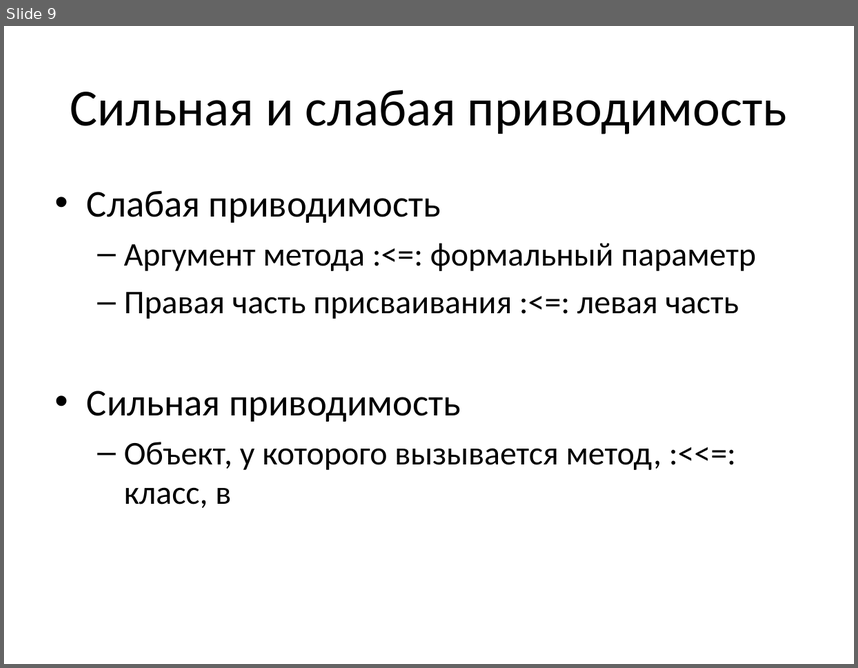
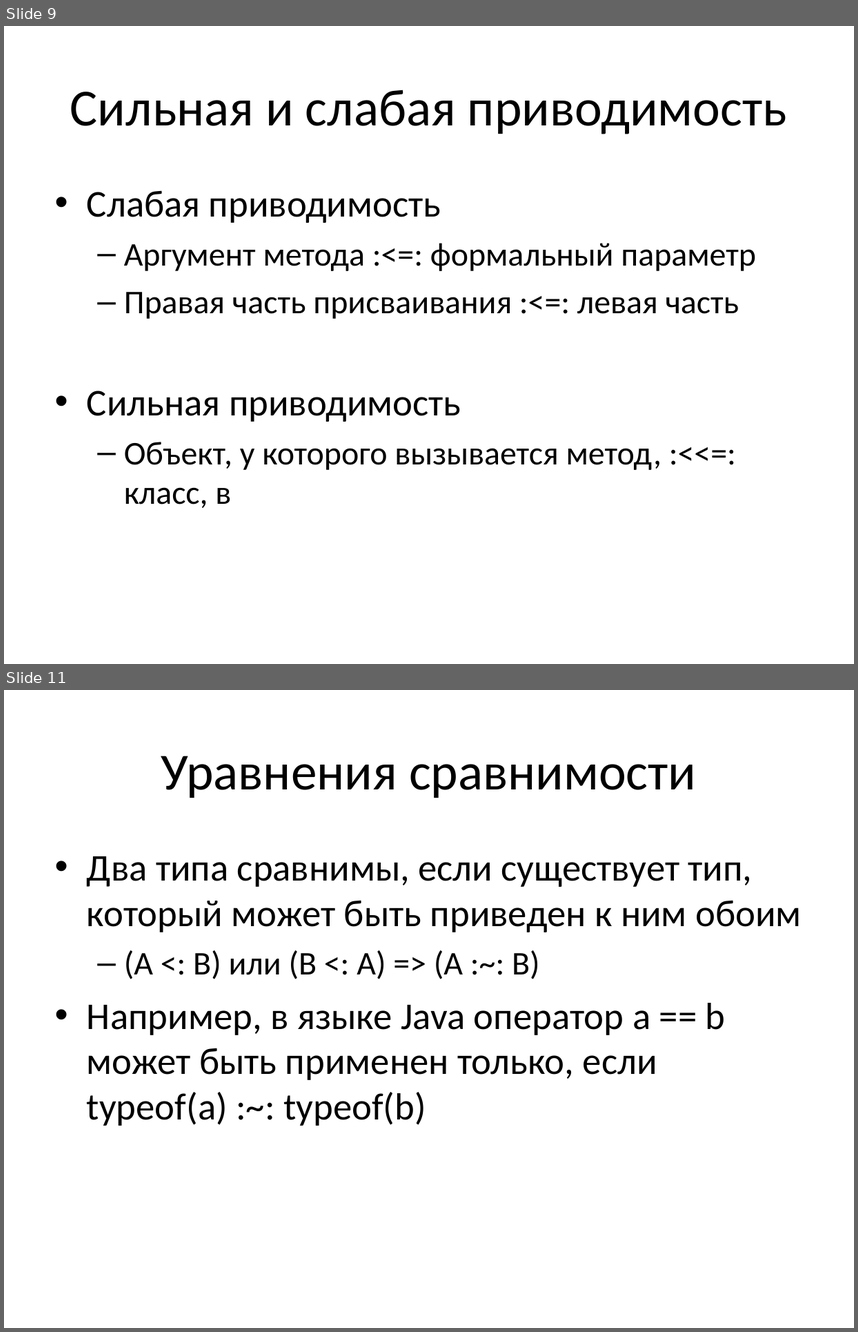
Before and after one commit to mazine/umk, a slide deck: presentations/mps-types.ppt. Shown one above the other, each under a label of ours: slide 9 before the commit, slides 9 and 11 after it; the slides between them are not shown. The pictures are 858x668 and 858x1332 pixels, drawn with LibreOffice and Linux fonts; fonts in the diff are those of the drawing. Boxes give left, top, right and bottom in pixels: in the first picture for what was removed or moved away, otherwise in the second. Text is boxed around its words. In the diff, an @@ line names an element or a change of style, - is before the commit and + after.

```diff
--- a/presentations/mps-types.ppt
+++ b/presentations/mps-types.ppt
@@ slide 11 added at bbox=[4, 690, 854, 1328], background #FFFFFF @@
@@ title added at bbox=[161, 756, 696, 798], 44 pt, text #000000 @@
+Уравнения сравнимости
@@ text added at bbox=[87, 856, 801, 1125], 32 pt, text #000000 @@
+• Два типа сравнимы, если существует тип, который может быть приведен к ним обоим
+  – (A <: B) или (B <: A) => (A :~: B)
+• Например, в языке Java оператор a == b может быть применен только, если typeof(a) :~: typeof(b)
```
Also in this commit, not shown: 3 slides changed, 2 other slides added, 1 slide removed.
